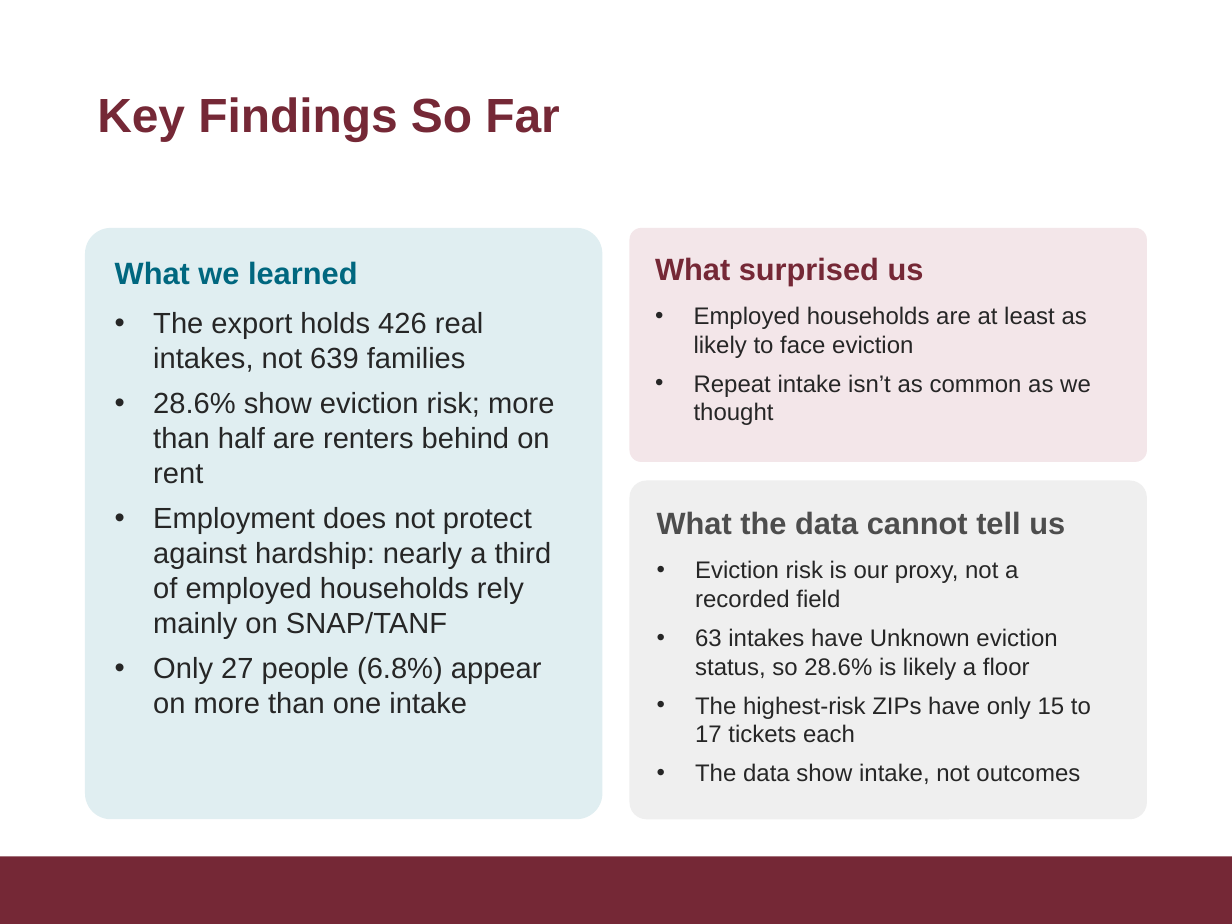
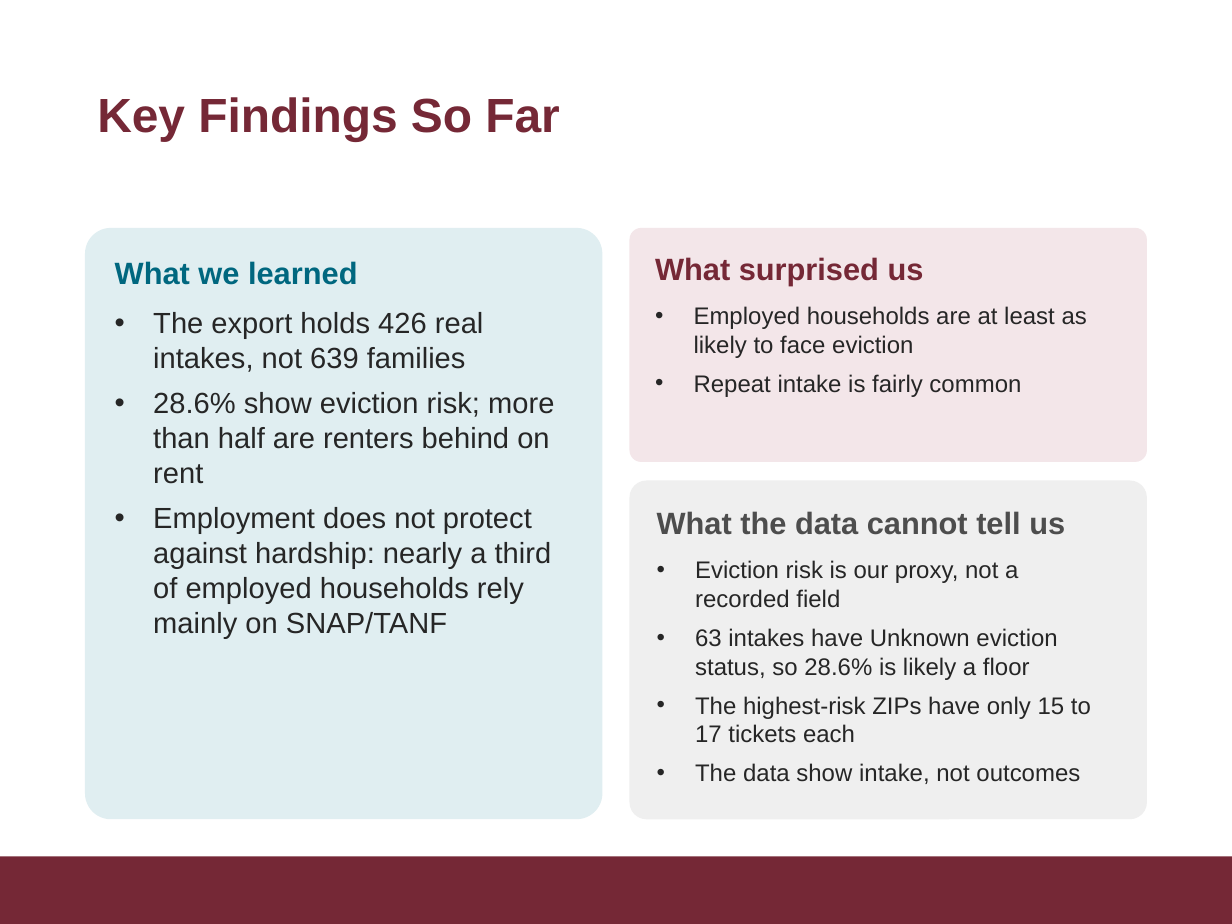
Before and after one commit to nmadden2027/SLCM_Project, a slide deck: slide 9 of Group Project /SLCM_Part1_Presentation.pptx. Drawn at 1232x924 pixels with LibreOffice and Linux fonts; fonts in the diff are those of the drawing; background and template pictures are left out. Boxes give left, top, right and bottom in pixels: in the first picture for what was removed or moved away, otherwise in the second. Text is boxed around its words. In the diff, an @@ line names an element or a change of style, - is before the commit and + after.

```diff
--- a/Group Project /SLCM_Part1_Presentation.pptx
+++ b/Group Project /SLCM_Part1_Presentation.pptx
@@ text in rounded rectangle at (694, 374, 1021, 397): text changed @@
-• Repeat intake isn’t as common as we thought
+• Repeat intake is fairly common
@@ text in rounded rectangle at (153, 657, 542, 714): paragraph removed @@
-• Only 27 people (6.8%) appear on more than one intake
```
Also in this commit, not shown: 1 other slide changed.
